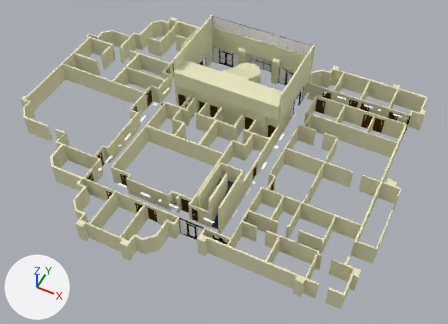
The Blender file CNS_Unity/Assets/CNS_BuildingUnity.blend: old version first, new version second.
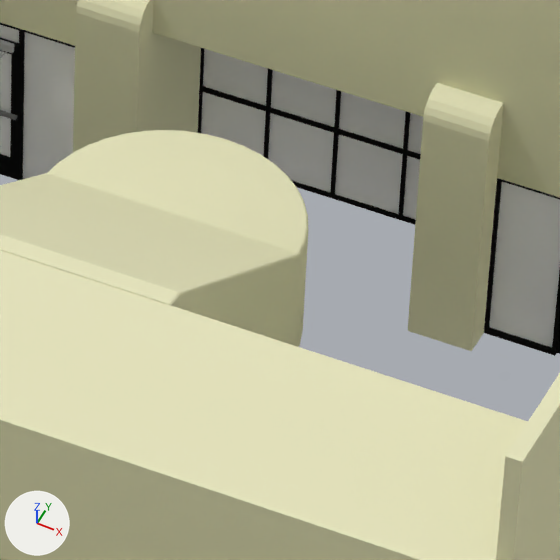
The first picture shows the older version from a 50 mm lens placed at (22.8, -42.3, 50.8), pointed at (2.7, -2.2, 0.7). The close-ups show both versions on the part from 51% to 64% of the width and 15% to 32% of the height of that picture; other places that the commit changed are outside them. Every picture has the same lights, and +X, +Y and +Z are marked at lower left. The same objects are shown in both versions, whatever each file hides.

Names of what the first close-up shows: 'Front Door WindowsA', 'Front Door WindowsB', 'Front DoorA', 'Front Windows', 'SecondFloorWalkway', 'StairCylinder', 'Walls.002', 'WallsFront', 'WallsFrontOutcropping'.
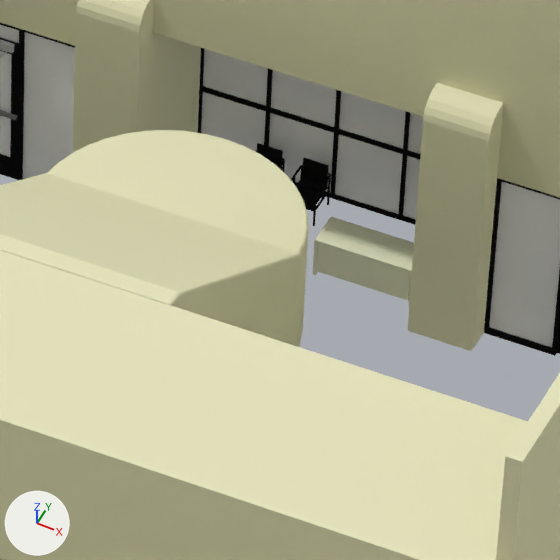
Changed parts and their boxes (x1, y1, x2, y2) in the close-ups (560 x 560 px):
'Cube.005', added: after (313, 217, 414, 305)
'Chair.004', added (black): after (297, 158, 329, 211)
'ChairArms.004', added: after (291, 165, 331, 226)
'Chair.003', added: after (257, 143, 283, 170)
'ChairArms.003', added: after (255, 150, 285, 172)

The edits, one by one:
Material 'Chairs' (mat_chairs) is new.
Its base color is (0.00983, 0.00983, 0.00983) (black #191919).
Material 'Desk' (mat_desk) is new.
Its base color is (0.796, 0.8, 0.574) (white #e7e7c7).
Mesh me_cube_027 is new.
It has 26 vertices, 12 faces and spans x -0.23..0.229, y -0.172..0.172, z -0.206..0.177.
It uses material mat_chairs (black #191919).
Mesh me_cylinder is new.
It has 554 vertices, 457 faces and spans x -0.263..0.225, y -0.163..0.046, z -0.32..0.163.
It uses material mat_chairs (black #191919).
Mesh me_cube_035 is new.
It has 68 vertices, 65 faces and spans x -0.232..0.262, y -0.659..0.67, z -0.001..0.543.
It uses material mat_desk (white #e7e7c7).
Object 'ChairArms.003' (ob_chairarms_003) is new; it shows me_cylinder.
Its parent is ob_chair_003.
Its matrix parent inverse is Matrix(((1.0, 0.0, 0.0, -0.775), (0.0, 1.0, 0.0, 1.479), (0.0, 0.0, 1.0, -0.182), (0.0, 0.0, 0.0, 1.0))).
Its location is (0.814, -1.316, 0.0614).
It gains a MIRROR modifier named 'Mirror'.
Modifier setting: use_axis = (False, True, False).
Modifier setting: use_clip = True.
Modifier setting: mirror_object = ob_chair_003.
Object 'Chair.003' (ob_chair_003) is new; it shows me_cube_027.
Its location is (-0.91, 14.22, 0.45).
Its rotation in degrees is (0, 0, 90).
It gains a SOLIDIFY modifier named 'Solidify'.
Modifier setting: thickness = 0.007.
Modifier setting: use_even_offset = True.
Modifier setting: nonmanifold_thickness_mode = 'FIXED'.
Modifier setting: nonmanifold_merge_threshold = 0.0003.
Object 'ChairArms.004' (ob_chairarms_004) is new; it shows me_cylinder.
Its parent is ob_chair_004.
Its matrix parent inverse is Matrix(((1.0, 0.0, 0.0, -0.775), (0.0, 1.0, 0.0, 1.479), (0.0, 0.0, 1.0, -0.182), (0.0, 0.0, 0.0, 1.0))).
Its location is (0.814, -1.316, 0.0614).
It gains a MIRROR modifier named 'Mirror'.
Modifier setting: use_axis = (False, True, False).
Modifier setting: use_clip = True.
Modifier setting: mirror_object = ob_chair_004.
Object 'Chair.004' (ob_chair_004) is new; it shows me_cube_027.
Its location is (-0.29, 14.22, 0.45).
Its rotation in degrees is (0, 0, 90).
It gains a SOLIDIFY modifier named 'Solidify'.
Modifier setting: thickness = 0.007.
Modifier setting: use_even_offset = True.
Modifier setting: nonmanifold_thickness_mode = 'FIXED'.
Modifier setting: nonmanifold_merge_threshold = 0.0003.
Object 'Cube.005' (ob_cube_005) is new; it shows me_cube_035.
Its location is (0.94, 13.39, 0.01).
Its rotation in degrees is (0, 0, 90).
